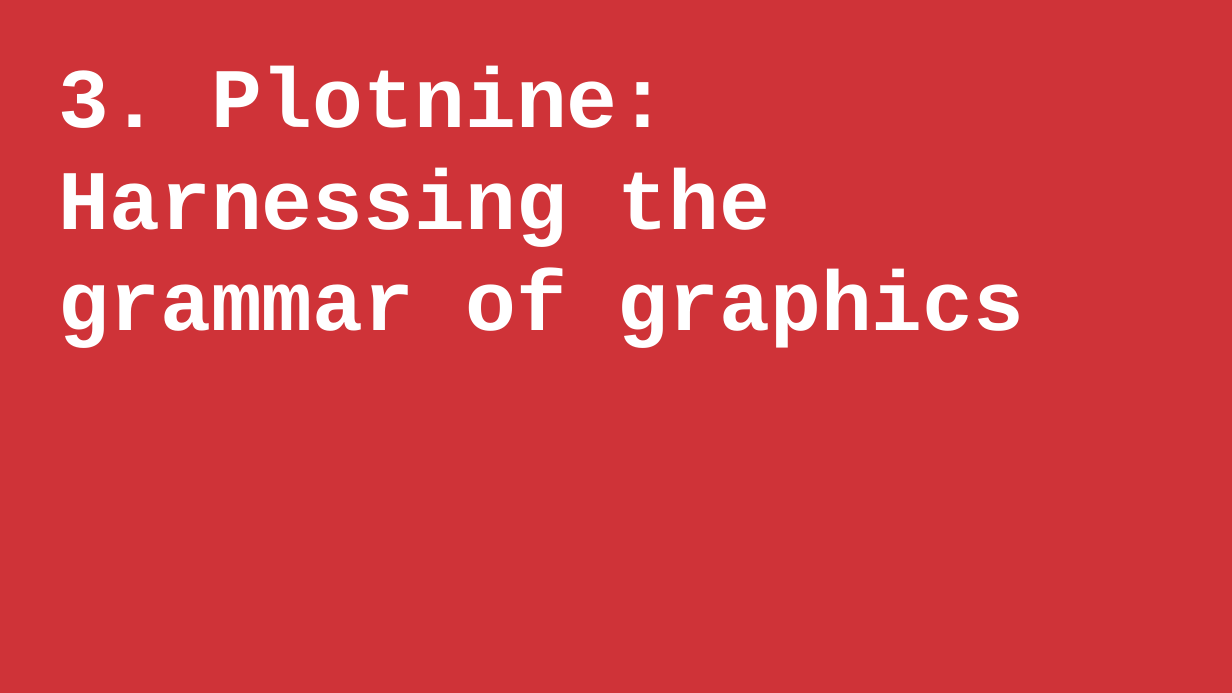
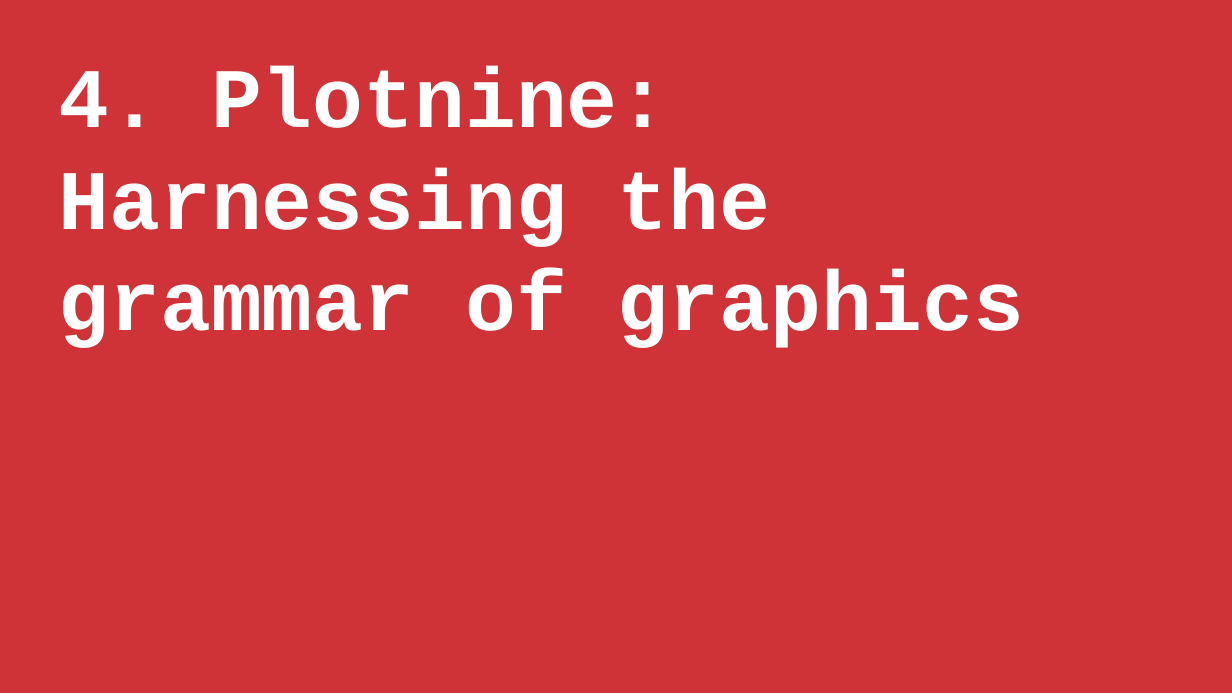
Before and after one commit to stringfestdata/data-viz-with-python-in-excel, a slide deck: slide 18 of data-viz-with-python-in-excel.pptx. Drawn at 1232x693 pixels with LibreOffice and Linux fonts; fonts in the diff are those of the drawing. Boxes give left, top, right and bottom in pixels: in the first picture for what was removed or moved away, otherwise in the second. Text is boxed around its words. In the diff, an @@ line names an element or a change of style, - is before the commit and + after.

```diff
--- a/data-viz-with-python-in-excel.pptx
+++ b/data-viz-with-python-in-excel.pptx
@@ text at bbox=[59, 66, 1025, 348]: text changed @@
-3. Plotnine: Harnessing the grammar of graphics
+4. Plotnine: Harnessing the grammar of graphics
```
Also in this commit, not shown: 1 other slide changed, 1 slide removed.
